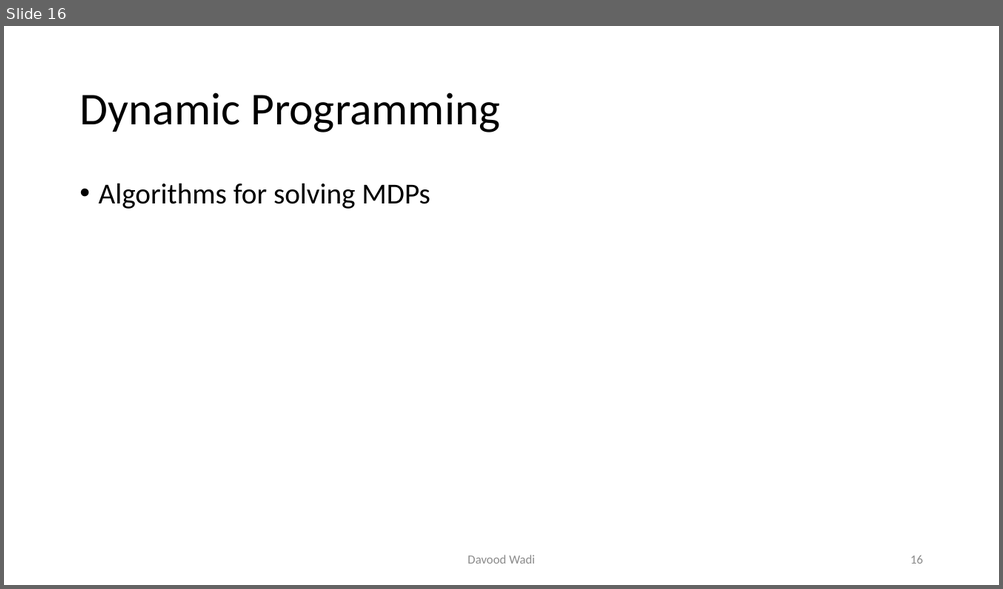
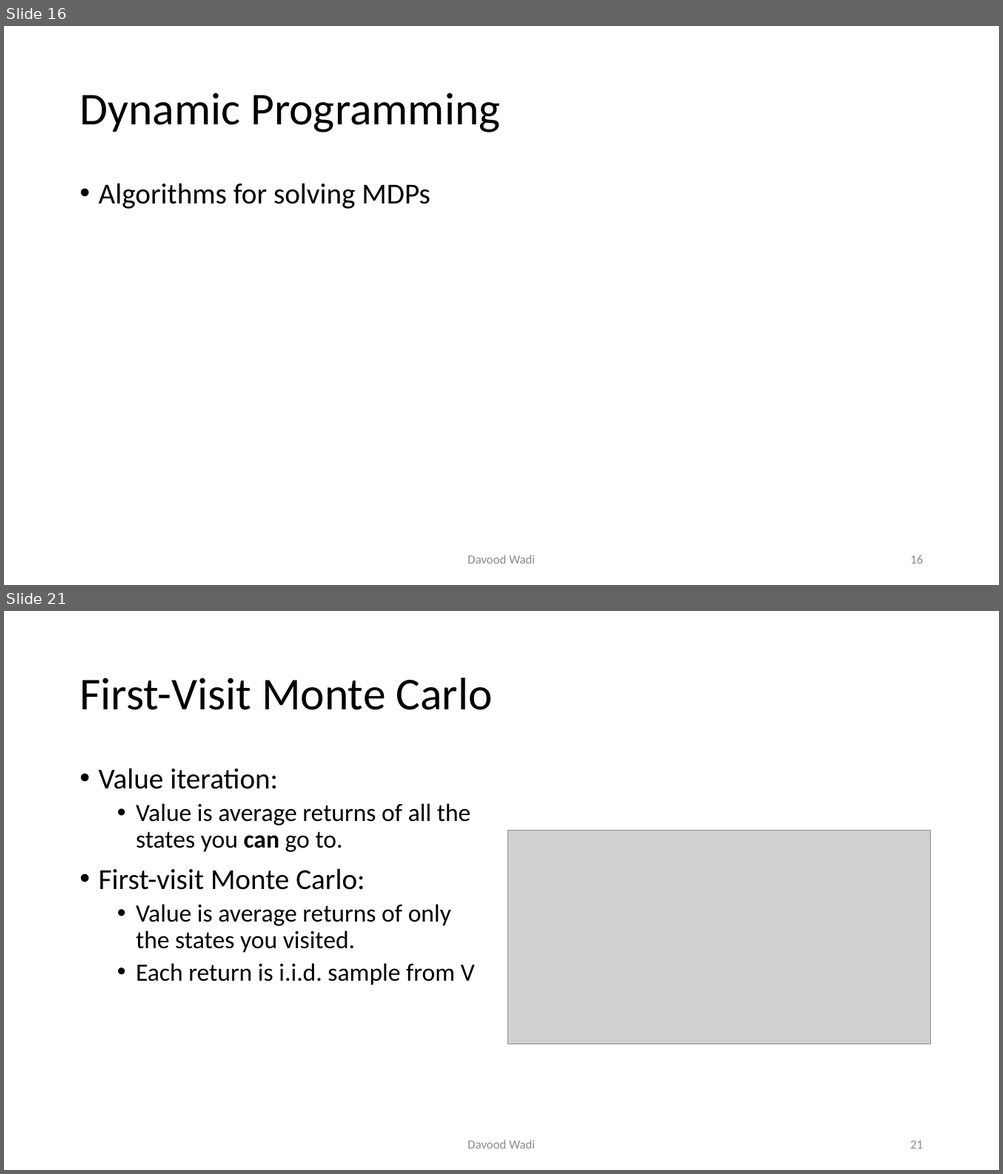
Before and after one commit to davoodwadi/davoodwadi.github.io, a slide deck: RL/RL1_slides.pptx. Shown one above the other, each under a label of ours: slide 16 before the commit, slides 16 and 21 after it; the slides between them are not shown. The pictures are 1003x589 and 1003x1174 pixels, drawn with LibreOffice and Linux fonts; fonts in the diff are those of the drawing; grey boxes stand for pictures; background and template pictures are left out. Boxes give left, top, right and bottom in pixels: in the first picture for what was removed or moved away, otherwise in the second. Text is boxed around its words. In the diff, an @@ line names an element or a change of style, - is before the commit and + after.

```diff
--- a/RL/RL1_slides.pptx
+++ b/RL/RL1_slides.pptx
@@ slide 21 added at [4, 611, 999, 1170], background #FFFFFF @@
@@ title added at [79, 678, 492, 710], 44 pt, text #000000 @@
+First-Visit Monte Carlo
@@ text added at [99, 768, 475, 985], 24 pt, text #000000 @@
+• Value iteration:
+  • Value is average returns of all the states you can go to.
+• First-visit Monte Carlo:
+  • Value is average returns of only the states you visited.
+  • Each return is i.i.d. sample from V
@@ picture added at [508, 830, 930, 1045] @@
@@ text added at [467, 1140, 535, 1149], 12 pt, text #8C8C8C @@
+Davood Wadi
@@ page number added at [910, 1141, 922, 1149], 12 pt, text #8C8C8C @@
+21
```
Also in this commit, not shown: 5 other slides added, 3 other files.
